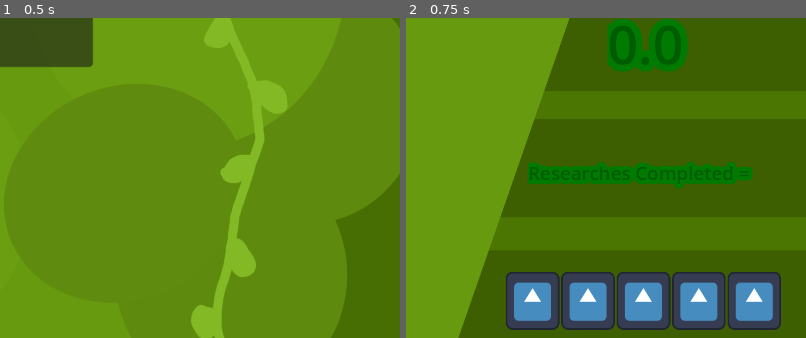
Above: before the commit, frames 1-2 (left to right).
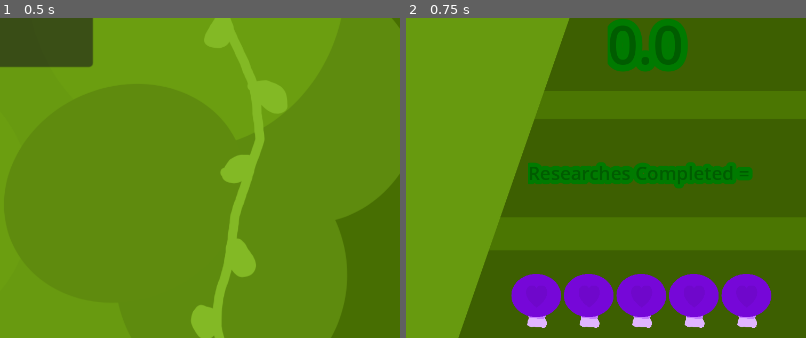
Above: after the commit, the same moments.

Repository: Jacobscoolthingamajigs/Epik-WarioWareGame
Game: Godot game, scene res://titlescreen.tscn
Same seed, same stepped clock (60 frames per second), same inputs: the game is played once before the commit and once after it. The engine's default icon, where the game draws it, is replaced by a stand-in: a white triangle on a blue panel in a dark square.
Inputs:
- Up to frame 1 (0.5 s): no input
- Up to frame 2 (0.75 s): click "BEGIN!" at 0.5 s
The pictures show only the part of the screen within x 50-100%, y 19-69%; the shares and areas given below are measured in that part.

Frame 1 is identical in both runs. In frame 2, 12% of the frame differs, in the area x 25-94%, y 79-98%.

Commit message:
Added Mushroom Hearts
epik

Diff:
--- a/level_scene.tscn
+++ b/level_scene.tscn
@@ -1,7 +1,7 @@
 [gd_scene load_steps=3 format=3 uid="uid://dpfe4sxl2mncp"]
 
 [ext_resource type="Texture2D" uid="uid://cqrjjl48q70ye" path="res://Drawing.sketchpad.jpeg" id="1_187gu"]
-[ext_resource type="Texture2D" uid="uid://48l6d67matwh" path="res://icon.svg" id="2_3mivm"]
+[ext_resource type="Texture2D" uid="uid://frqpb6b6hut1" path="res://Drawing.sketchpad.png" id="2_187gu"]
 
 [node name="Level_scene" type="Node2D"]
 
@@ -12,31 +12,31 @@
 texture = ExtResource("1_187gu")
 
 [node name="Shroomtainer" type="HBoxContainer" parent="."]
-offset_left = 937.0
+offset_left = 945.0
 offset_top = 699.0
-offset_right = 1593.0
-offset_bottom = 827.0
-scale = Vector2(0.787138, 0.849362)
+offset_right = 5021.0
+offset_bottom = 1539.0
+scale = Vector2(0.120706, 0.127062)
 
 [node name="CoolShroom" type="TextureRect" parent="Shroomtainer"]
 layout_mode = 2
-texture = ExtResource("2_3mivm")
+texture = ExtResource("2_187gu")
 
 [node name="CoolShroom2" type="TextureRect" parent="Shroomtainer"]
 layout_mode = 2
-texture = ExtResource("2_3mivm")
+texture = ExtResource("2_187gu")
 
 [node name="CoolShroom3" type="TextureRect" parent="Shroomtainer"]
 layout_mode = 2
-texture = ExtResource("2_3mivm")
+texture = ExtResource("2_187gu")
 
 [node name="CoolShroom4" type="TextureRect" parent="Shroomtainer"]
 layout_mode = 2
-texture = ExtResource("2_3mivm")
+texture = ExtResource("2_187gu")
 
 [node name="CoolShroom5" type="TextureRect" parent="Shroomtainer"]
 layout_mode = 2
-texture = ExtResource("2_3mivm")
+texture = ExtResource("2_187gu")
 
 [node name="level" type="RichTextLabel" parent="."]
 offset_left = 979.0
Binary file added: Drawing.sketchpad.png
Not shown, added: Drawing.sketchpad.png.import
